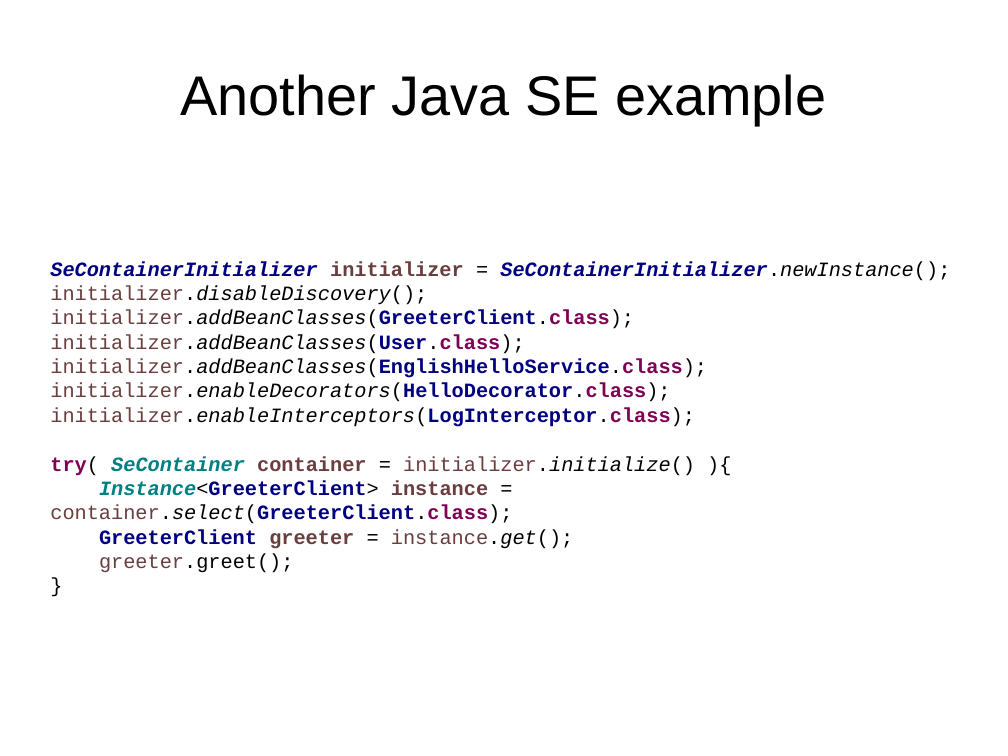
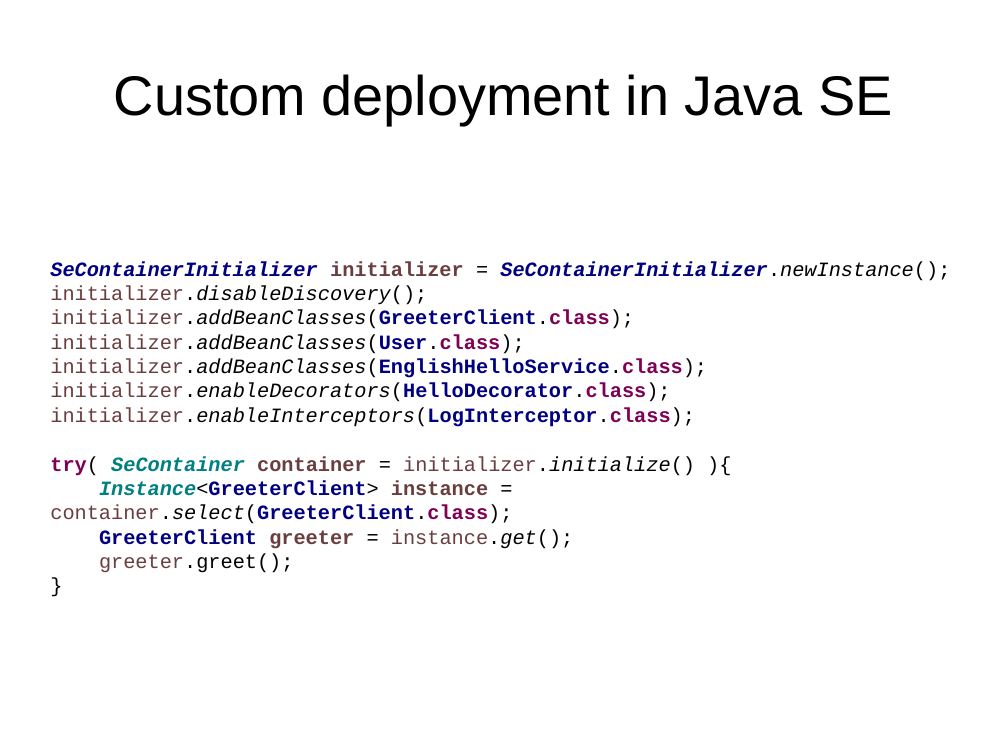
Before and after one commit to FrigoCoder/CDI, a slide deck: slide 18 of CDI.odp (slide 17 before the commit). Drawn at 1008x756 pixels with LibreOffice and Linux fonts; fonts in the diff are those of the drawing. Boxes give left, top, right and bottom in pixels: in the first picture for what was removed or moved away, otherwise in the second. Text is boxed around its words. In the diff, an @@ line names an element or a change of style, - is before the commit and + after.

```diff
--- a/CDI.odp
+++ b/CDI.odp
@@ title at box(114, 74, 892, 125): text changed @@
-Another Java SE example
+Custom deployment in Java SE
```
Also in this commit, not shown: 1 other slide changed, 3 slides added.
